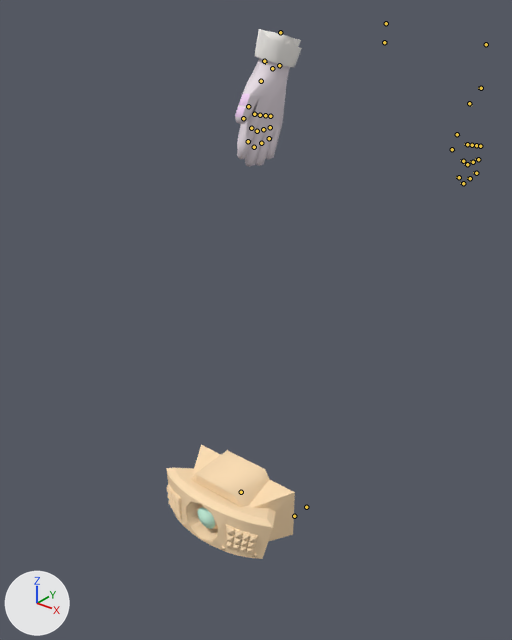
Renders of the Blender file models/BlenderFiles/v_tripmine.blend from each side of a commit.
One viewpoint serves both versions: a 50 mm camera at (25.3, -36.2, 40.3) aimed at (-5.9, 2.8, 16.1). Every picture has the same lights, and +X, +Y and +Z are marked at lower left. Both versions are drawn at frame 0 of the action 'world'; the numbers are the values there. The bones that bend it are drawn over the model as lines.

In view in the first picture: 'V_tripmine_reference', 'v_tripmine_v_Gordon_hands_reference', 'w_tripmine_Reference'.
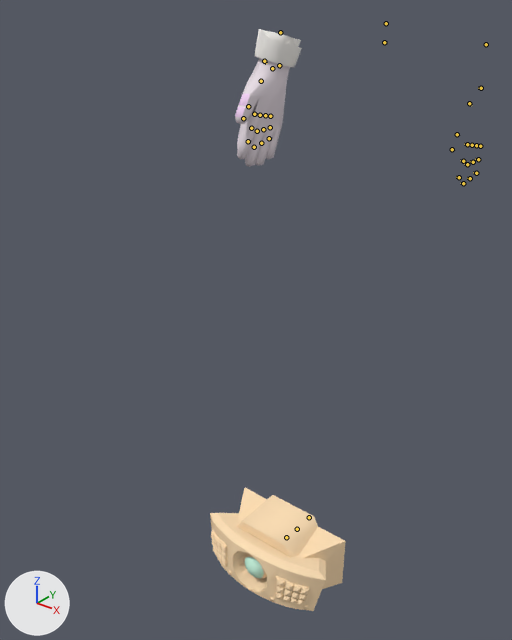
Commit message: updated tripmine

Changed parts and their boxes [x1, y1, x2, y2] in the pictures (512 x 640 px):
'V_tripmine_reference', posed (8% taller): before [166, 445, 295, 559]; after [210, 488, 346, 611]
'w_tripmine_Reference', posed (9% wider): before [167, 447, 256, 551]; after [211, 492, 308, 602]
bone 'tripmine', root to tip: before (241, 492) to (240, 490); after (286, 537) to (286, 535)

The change, as a diff of the scene's bpy script:
```diff
--- a/models/BlenderFiles/v_tripmine.blend.py
+++ b/models/BlenderFiles/v_tripmine.blend.py
@@ bone_tripmine @@
 bone_tripmine = bpy.data.objects['v_tripmine.qc_skeleton'].pose.bones['tripmine']
-bone_tripmine.location = (-10.39, -25.11, -63.78)
+bone_tripmine.location = (-5.5, -26.73, -62.8)
```
